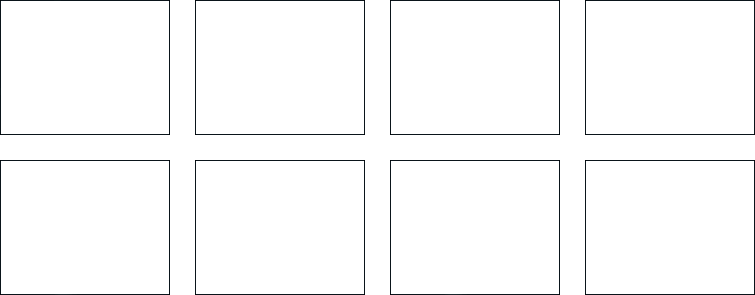
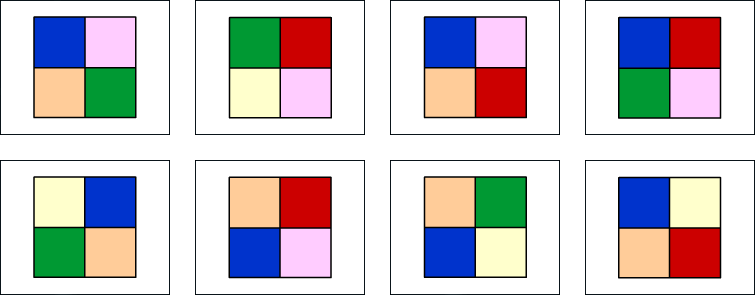
Before/after of a 755px x 295px layered artwork. What changed in the layer stack:
added layer "Pasted Layer" above "ex7-palette.png" over [618, 176, 722, 279]
painted on "ex7-palette.png" over [33, 16, 722, 279]
